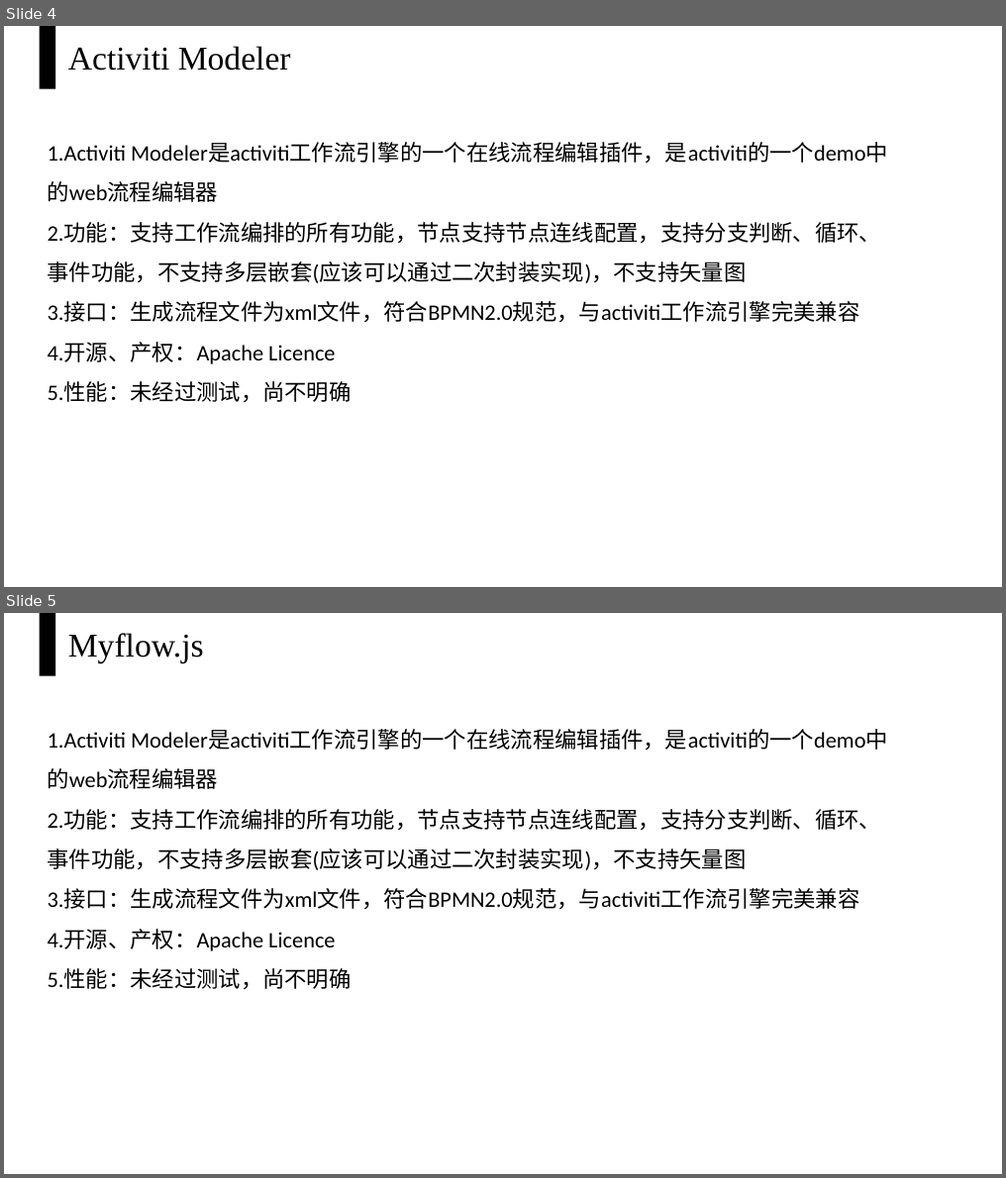
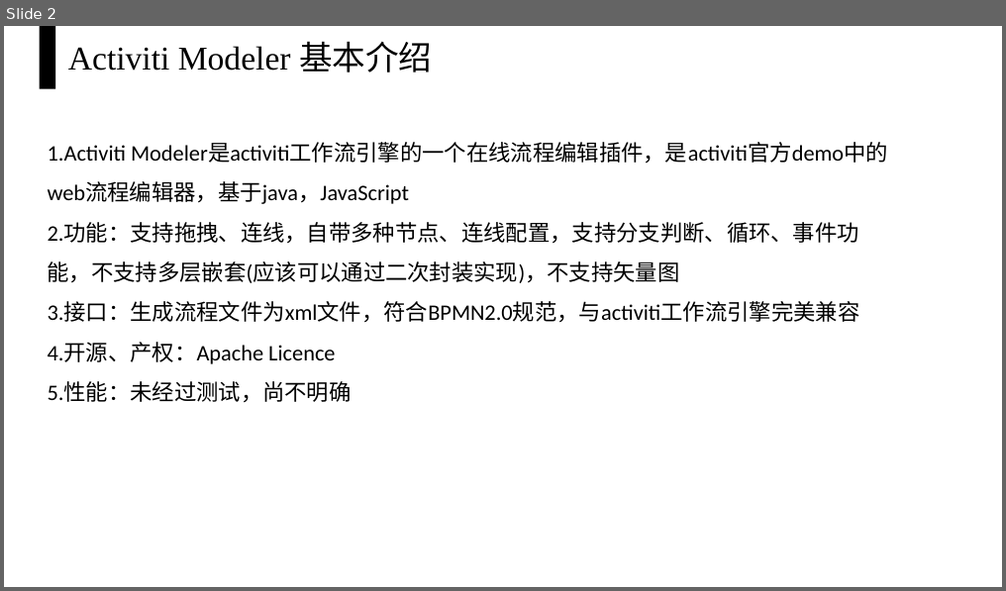
Before and after one commit to 447109919/activiti, a slide deck: 流程编排工具调研与选型报告.pptx. Shown one above the other, each under a label of ours: slides 4 and 5 before the commit, slide 2 after it. The pictures are 1006x1178 and 1006x591 pixels, drawn with LibreOffice and Linux fonts; fonts in the diff are those of the drawing. Boxes give left, top, right and bottom in pixels: in the first picture for what was removed or moved away, otherwise in the second. Text is boxed around its words. In the diff, an @@ line names an element or a change of style, - is before the commit and + after.

```diff
--- a/流程编排工具调研与选型报告.pptx
+++ b/流程编排工具调研与选型报告.pptx
@@ slide 5 removed at (4, 613, 1002, 1174), background gradient #D7D9E1 to #EBECF0 to #FFFFFF; not listed: 1 template element that a slide beside it also shows @@
@@ rectangle removed at (39, 613, 54, 676) @@
@@ text removed at (68, 633, 204, 663) @@
-Myflow.js
@@ text removed at (48, 729, 888, 990) @@
-1.Activiti Modeler是activiti工作流引擎的一个在线流程编辑插件，是activiti的一个demo中的web流程编辑器
-2.功能：支持工作流编排的所有功能，节点支持节点连线配置，支持分支判断、循环、事件功能，不支持多层嵌套(应该可以通过二次封装实现)，不支持矢量图
-3.接口：生成流程文件为xml文件，符合BPMN2.0规范，与activiti工作流引擎完美兼容
-4.开源、产权：Apache Licence
-5.性能：未经过测试，尚不明确
@@ what was slide 4 is now slide 2 @@
@@ slide 2 changed as well @@
@@ text at (68, 41, 432, 73): text changed @@
-Activiti Modeler
+Activiti Modeler 基本介绍
@@ text at (48, 142, 888, 283): text changed @@
-1.Activiti Modeler是activiti工作流引擎的一个在线流程编辑插件，是activiti的一个demo中的web流程编辑器
-2.功能：支持工作流编排的所有功能，节点支持节点连线配置，支持分支判断、循环、事件功能，不支持多层嵌套(应该可以通过二次封装实现)，不支持矢量图
+1.Activiti Modeler是activiti工作流引擎的一个在线流程编辑插件，是activiti官方demo中的web流程编辑器，基于java，JavaScript
+2.功能：支持拖拽、连线，自带多种节点、连线配置，支持分支判断、循环、事件功能，不支持多层嵌套(应该可以通过二次封装实现)，不支持矢量图
```
Also in this commit, not shown: 2 other slides changed, 10 slides added, 25 other slides removed.
